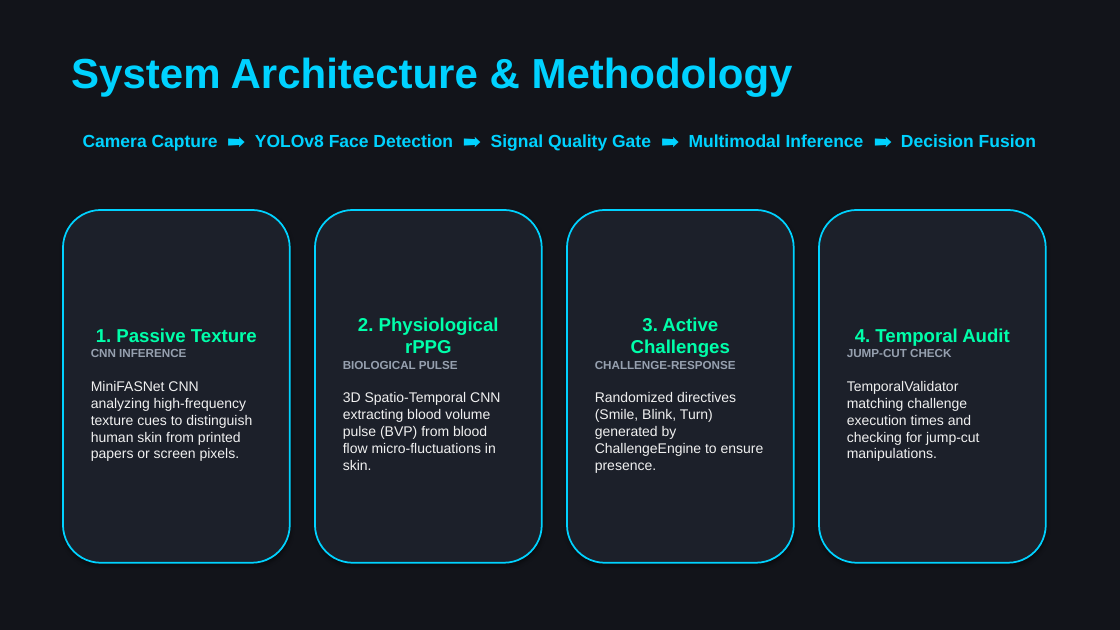
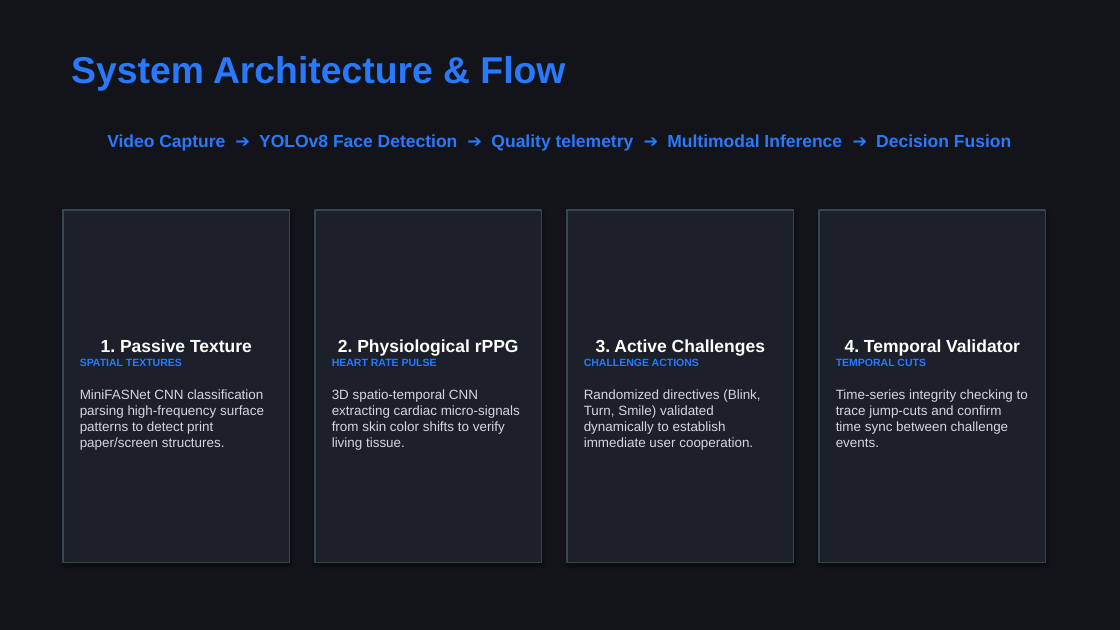
Before and after one commit to sthavirpunwatkar/SHIELD-Secure-Human-Identity-Liveness-Evaluation-Detection, a slide deck: slide 3 of reports/cdac_project_review.pptx. Drawn at 1120x630 pixels with LibreOffice and Linux fonts; fonts in the diff are those of the drawing. Boxes give left, top, right and bottom in pixels: in the first picture for what was removed or moved away, otherwise in the second. Text is boxed around its words. In the diff, an @@ line names an element or a change of style, - is before the commit and + after.

Commit message:
docs: Rewrite slides text and update colors to minimal industry-standard corporate slate blue

```diff
--- a/reports/cdac_project_review.pptx
+++ b/reports/cdac_project_review.pptx
@@ text at <box>71,56,565,91</box>: text changed; size 36 to 32 pt; text colour #00D2FF to #2979FF @@
-System Architecture & Methodology
+System Architecture & Flow
@@ text at <box>107,134,1011,151</box>: text changed; text colour #00D2FF to #2979FF @@
-Camera Capture ➡️ YOLOv8 Face Detection ➡️ Signal Quality Gate ➡️ Multimodal Inference ➡️ Decision Fusion
+Video Capture ➔ YOLOv8 Face Detection ➔ Quality telemetry ➔ Multimodal Inference ➔ Decision Fusion
@@ rounded rectangle to rectangle; outline #00D2FF 1.5 pt to #37474F 1 pt in 4 elements at <box>567,210,794,563</box>, <box>315,210,542,563</box>, <box>63,210,290,563</box>, <box>819,210,1046,563</box> @@
@@ text in rectangle at <box>80,358,264,450</box>: text changed; size 12 to 11.5 pt; text colour #F0F0F0 to #D2D7DF @@
-CNN INFERENCE
-MiniFASNet CNN analyzing high-frequency texture cues to distinguish human skin from printed papers or screen pixels.
+SPATIAL TEXTURES
+MiniFASNet CNN classification parsing high-frequency surface patterns to detect print paper/screen structures.
@@ text in rectangle at <box>101,339,252,352</box>: size 16 to 15 pt, text colour #00FFAA to #FFFFFF in "1. Passive Texture" @@
@@ text in rectangle at <box>332,358,520,450</box>: text changed; size 12 to 11.5 pt; text colour #F0F0F0 to #D2D7DF @@
-BIOLOGICAL PULSE
-3D Spatio-Temporal CNN extracting blood volume pulse (BVP) from blood flow micro-fluctuations in skin.
+HEART RATE PULSE
+3D spatio-temporal CNN extracting cardiac micro-signals from skin color shifts to verify living tissue.
@@ text in rectangle at <box>338,339,519,356</box>: size 16 to 15 pt, text colour #00FFAA to #FFFFFF in "2. Physiological rPPG" @@
@@ text in rectangle at <box>584,358,760,450</box>: text changed; size 12 to 11.5 pt; text colour #F0F0F0 to #D2D7DF @@
-CHALLENGE-RESPONSE
-Randomized directives (Smile, Blink, Turn) generated by ChallengeEngine to ensure presence.
+CHALLENGE ACTIONS
+Randomized directives (Blink, Turn, Smile) validated dynamically to establish immediate user cooperation.
@@ text in rectangle at <box>596,339,765,356</box>: size 16 to 15 pt, text colour #00FFAA to #FFFFFF in "3. Active Challenges" @@
@@ text in rectangle at <box>836,339,1028,447</box>: text changed; size 12 to 11.5 pt; text colour #F0F0F0 to #D2D7DF @@
-4. Temporal Audit
-JUMP-CUT CHECK
-TemporalValidator matching challenge execution times and checking for jump-cut manipulations.
+4. Temporal Validator
+TEMPORAL CUTS
+Time-series integrity checking to trace jump-cuts and confirm time sync between challenge events.
```
Also in this commit, not shown: 5 other slides changed, 4 other files.
